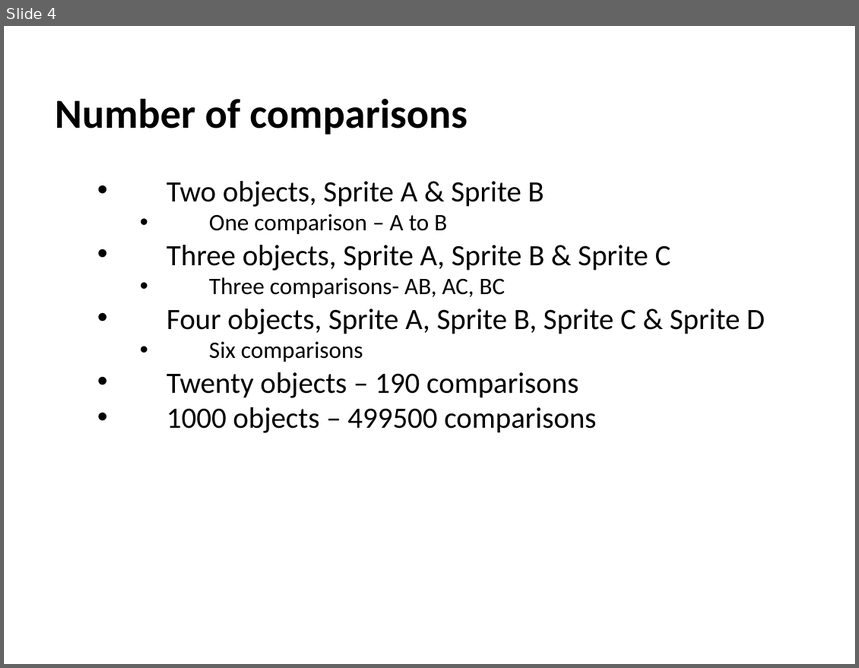
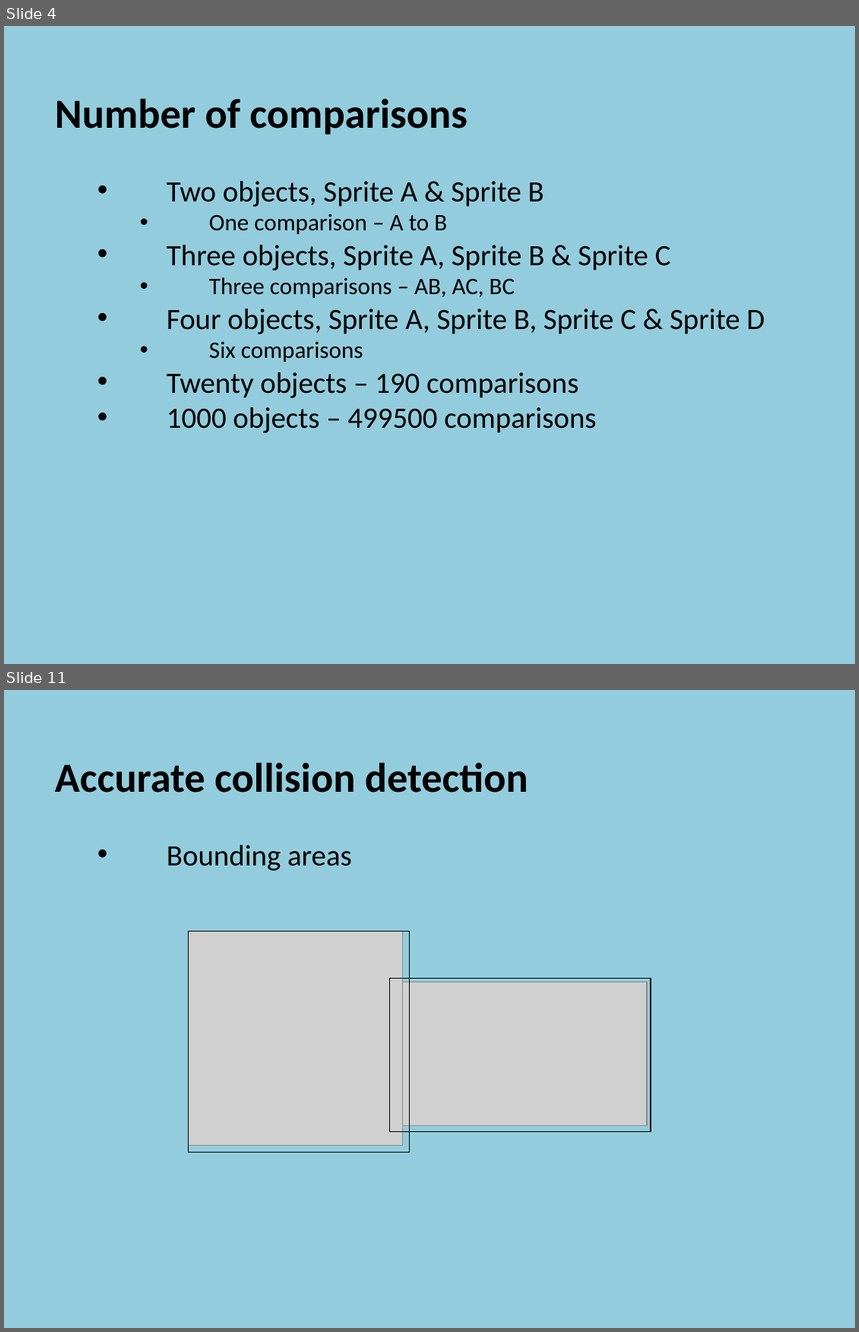
Before and after one commit to szetko/course-materials, a slide deck: Programming 4/08.2 NPC Collision/08.2 NPC Collision.pptx. Shown one above the other, each under a label of ours: slide 4 before the commit, slides 4 and 11 after it; the slides between them are not shown. The pictures are 859x668 and 859x1332 pixels, drawn with LibreOffice and Linux fonts; fonts in the diff are those of the drawing; grey boxes stand for pictures. Boxes give left, top, right and bottom in pixels: in the first picture for what was removed or moved away, otherwise in the second. Text is boxed around its words. In the diff, an @@ line names an element or a change of style, - is before the commit and + after.

Commit message:
Add
08.2 NPC Collision

```diff
--- a/Programming 4/08.2 NPC Collision/08.2 NPC Collision.pptx
+++ b/Programming 4/08.2 NPC Collision/08.2 NPC Collision.pptx
@@ slide 11 added at [4,690,855,1328], background #93CDDD @@
@@ text added at [55,762,528,871], 35 pt, text #000000, bold @@
+  Accurate collision detection
+    • Bounding areas
@@ rectangle added at [188,931,409,1152], outline #000000 0.75 pt @@
@@ picture added at [189,931,403,1145] @@
@@ picture added at [389,982,648,1125] @@
@@ rectangle added at [389,979,651,1132], outline #000000 0.75 pt @@
@@ slide 4 changed as well @@
@@ background #FFFFFF to #93CDDD @@
@@ text at [209,278,515,298]: text changed @@
-      • Three comparisons- AB, AC, BC
+      • Three comparisons – AB, AC, BC
```
Also in this commit, not shown: 4 other slides changed, 12 other slides added, 27 other files.
